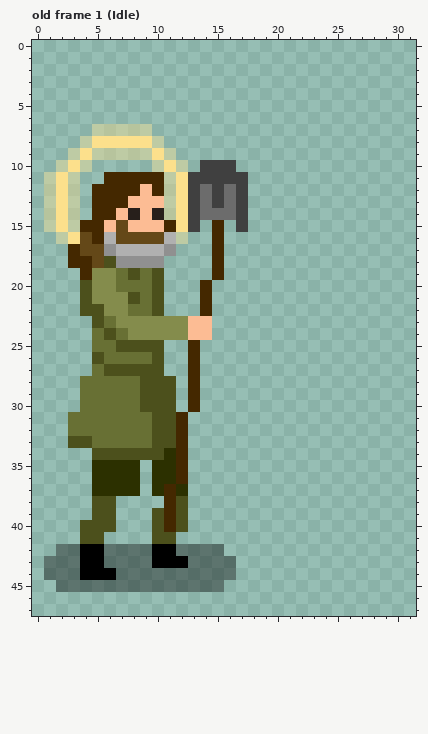
One commit to this pixel-art file: Arte/San_Isidro_Full.aseprite. The first picture shows the starting point.
32x48 pixels, 17 frames. Shown: old frame 1 (Idle). The commit also changed other frames, which this record leaves out.
Once edited:
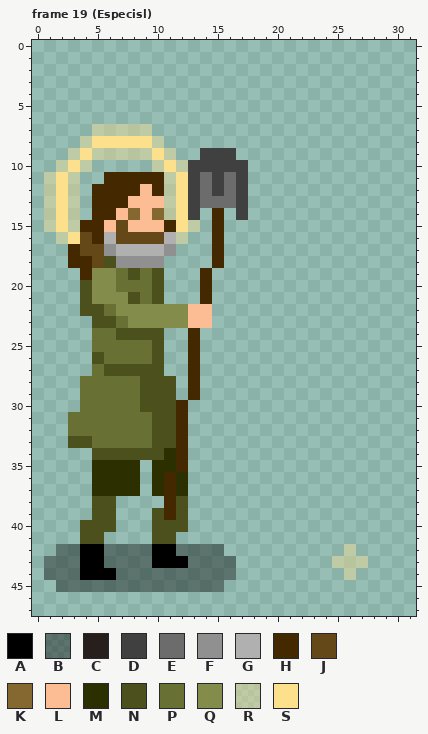
Palette (. is transparent): A #000000  B #05040365  C #271f1b  D #404040  E #6c6c6c  F #909090  G #b0b0b0  H #442800  J #644818  K #846830  L #fcbc94  M #2c3000  N #4c501c  P #687034  Q #848c4c  R #fce08c65  S #fce08c
A new or re-ordered frame is compared with the old frame closest to it.
Edits made:
frames 17 -> 28
--- frame 19 (Especisl) is new; against old frame 1 (Idle), layers "Layer 3 Copy", "Layer 6"
@@ x 6..19 @@
  8 SSSSR.........
- 9 RRRRSR........
-10 ....RSR.DDD...
-11 HHHHHRSDDDDD..
+ 9 RRRRSR..DDD...
+10 ....RSRDDDDD..
+11 HHHHHRSDEDED..
 12 HHHLHRSDEDED..
-13 HHLLLRSDEDED..
-14 HLCLCRSDEEED..
-15 LJLLLHSD.H.D..
+13 HHLLLRSDEEED..
+14 HLKLKRSD.H.D..
+15 LJLLLHSR.H....
 16 GJJJJGR..H....
@@ x 4..17 @@
 18 HJNFFFF....H..
-19 HQQPNPN....H..
+19 HQQPNPN...H...
 20 NQQPPPN...H...
 21 NQQQNPN...H...
-22 NNQQPPN...H...
-23 .NPQQQQQQLL...
-24 .PNPQQQQQLL...
-25 .PPNNNN..H....
+22 NNPQQQQQQLL...
+23 .NNPQQQQQLL...
+24 .PPNNNN..H....
+25 .PPPPPN..H....
 26 .NPPPPN..H....
@@ x 10..15 @@
 29 NN.H..
-30 NN.H..
+30 NNH...
 31 NNH...
@@ x 9..14 @@
 35 .MMH..
-36 .MMH..
+36 .MHM..
 37 .MHM..
@@ x 9..29 @@
 39 .NHN.................
-40 .NHN.................
+40 .NNN.................
 41 .NN..................
-42 BAABBBB..............
-43 BAAABBBB.............
-44 BBBBBBBB.............
+42 BAABBBB..........R...
+43 BAAABBBB........RRR..
+44 BBBBBBBB.........R...
 45 BBBBBBB..............
Pixel boxes of the changes (left, top, right, bottom) in both pictures:
changed: (104, 148, 248, 352)
changed: (176, 400, 200, 412)
changed: (164, 472, 188, 532)
added: (332, 544, 368, 580)
